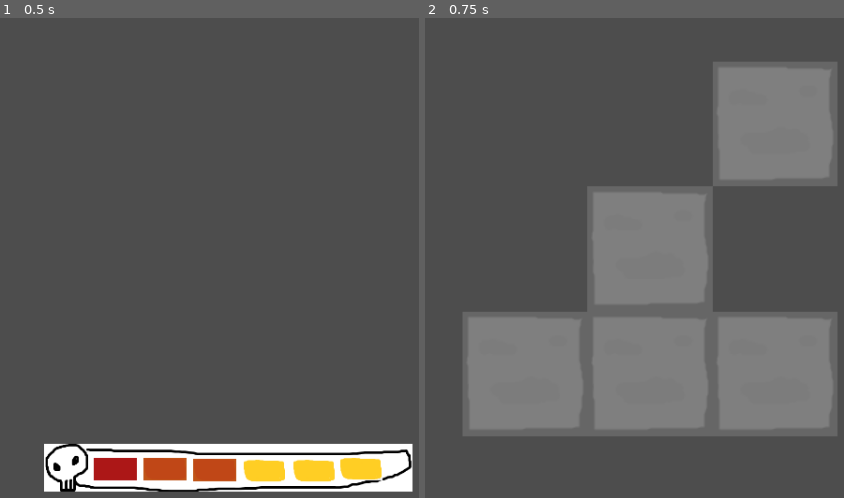
Above: before the commit, frames 1-2 (left to right).
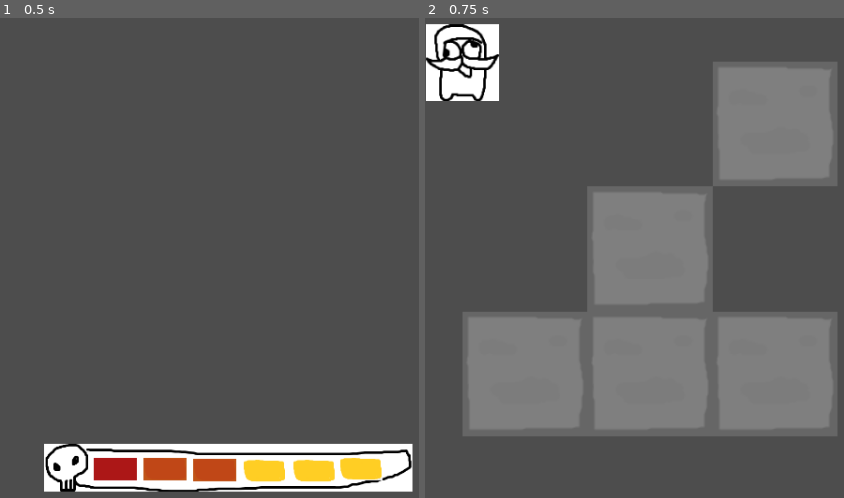
Above: after the commit, the same moments.

Repository: chamwhy/godotTest
Game: Godot game, scene res://04_Scenes/main.tscn
Two runs of this game, one before a commit and one after it. Both use one fixed random seed, a clock stepped at 60 frames per second and the inputs below.
Inputs:
- Up to frame 1 (0.5 s): no input
- Up to frame 2 (0.75 s): tap Enter at 0.5 s; tap X (test_x) at 0.6 s

Frame 1 is identical in both runs. In frame 2, 2.6% of the frame differs, in the area x 0-18%, y 1-18%.

Commit message:
임시맵 추가

Diff:
--- a/godot/05_Data/01_MapData/01_01.json
+++ b/godot/05_Data/01_MapData/01_01.json
@@ -14,7 +14,7 @@
 		{
 			"x": 10,
 			"y": 12,
-			"obj_type": "PlayerStart"
+			"obj_type": "Player"
 		},
 		{
 			"x": 5,
--- /dev/null
+++ b/godot/05_Data/01_MapData/01_02.json
@@ -0,0 +1,119 @@
+{
+	"world": 1,
+	"stage": 2,
+	"map_name": "임시맵",
+	"tile_size": 100,
+	"map_width": 5,
+	"map_height": 5,
+	"tile_map": [
+		[1, 1, 1, 1, 1],
+		[1, 1, 1, 0, 1],
+		[1, 1, 1, 1, 1],
+		[0, 1, 0, 1, 1],
+		[1, 1, 1, 1, 0],
+	],
+	"entities": [
+		{
+			"x": 0,
+			"y": 0,
+			"obj_type": "Trap",
+			"destroy": true,
+			"cnt": 2
+		},
+		{
+			"x": 0,
+			"y": 0,
+			"obj_type": "Trap",
+			"destroy": false,
+			"cnt": 1
+		},
+		{
+			"x": 2,
+			"y": 0,
+			"obj_type": "Player"
+		},
+		{
+			"x": 3,
+			"y": 0,
+			"obj_type": "Trap",
+			"destroy": false,
+			"cnt": 1
+		},
+		{
+			"x": 1,
+			"y": 1,
+			"obj_type": "Wall"
+		},
+		{
+			"x": 0,
+			"y": 2,
+			"obj_type": "Hp",
+			"cnt": 1
+		},
+		{
+			"x": 1,
+			"y": 2,
+			"obj_type": "DestroyWall",
+			"exact": false,
+			"cnt": 2,
+		},
+		{
+			"x": 3,
+			"y": 2,
+			"obj_type": "DestroyWall",
+			"exact": true,
+			"cnt": 1,
+		},
+		{
+			"x": 4,
+			"y": 2,
+			"obj_type": "DestroyWall",
+			"exact": true,
+			"cnt": 1,
+		},
+		{
+			"x": 0,
+			"y": 3,
+			"obj_type": "Hp",
+			"cnt": 1
+		},
+		{
+			"x": 1,
+			"y": 3,
+			"obj_type": "DestroyWall",
+			"exact": false,
+			"cnt": 2,
+		},
+		{
+			"x": 0,
+			"y": 4,
+			"obj_type": "Trap",
+			"destroy": false,
+			"cnt": 1
+		},
+		{
+			"x": 1,
+			"y": 4,
+			"obj_type": "DestroyWall",
+			"exact": false,
+			"cnt": 1,
+		},
+		{
+			"x": 2,
+			"y": 4,
+			"obj_type": "Wall"
+		},
+		{
+			"x": 3,
+			"y": 4,
+			"obj_type": "Exit"
+		},
+		{
+			"x": 4,
+			"y": 4,
+			"obj_type": "DestroyWall",
+			"exact": false,
+			"cnt": 2,
+		},
+	]
+}
--- a/godot/05_Data/09_Util/exported_resources.tres
+++ b/godot/05_Data/09_Util/exported_resources.tres
@@ -9,9 +9,13 @@
 [resource]
 script = ExtResource("1_8ssbv")
 entityScenes = Dictionary[String, PackedScene]({
+"DestroyWall": null,
+"Exit": null,
+"Hp": null,
 "Monster": ExtResource("1_ljuqx"),
 "Player": ExtResource("2_77qpq"),
 "Tile": ExtResource("3_2mgts"),
+"Trap": null,
 "Wall": ExtResource("1_lhdmw")
 })
 metadata/_custom_type_script = "uid://dgnyiuyqkgp26"
Binary file added: godot/text/temp_map.png
Not shown, added: godot/text/temp_map.png.import
